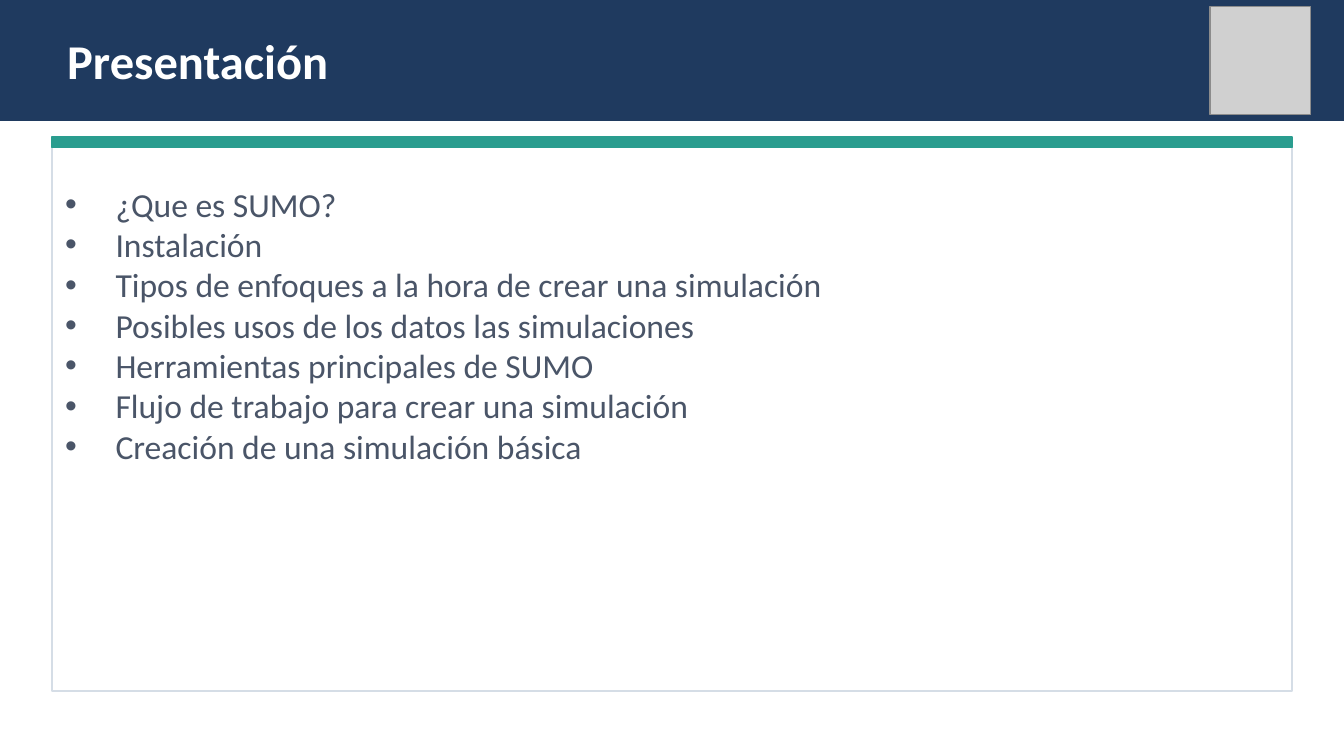
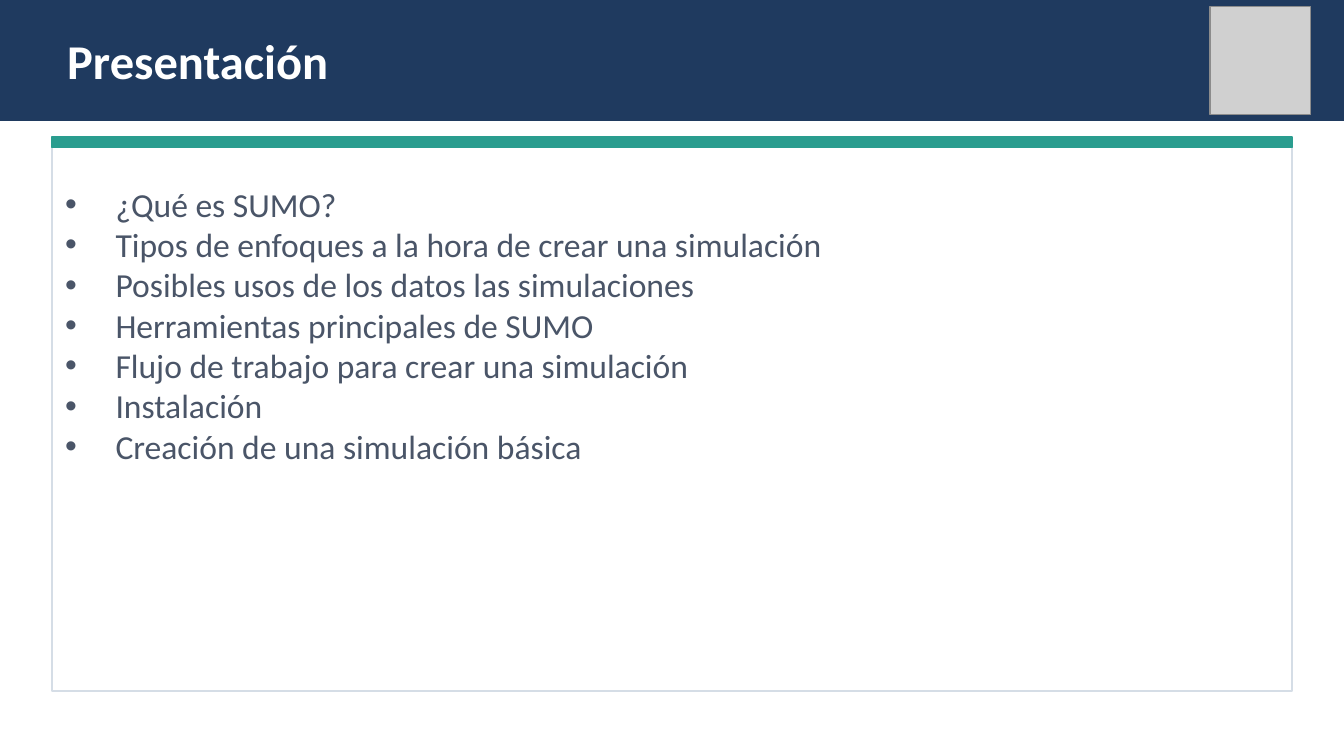
Before and after one commit to owsei/SUMO_presentacion, a slide deck: slide 2 of Presentacion_SUMO.pptx. Drawn at 1344x756 pixels with LibreOffice and Linux fonts; fonts in the diff are those of the drawing; grey boxes stand for pictures. Boxes give left, top, right and bottom in pixels: in the first picture for what was removed or moved away, otherwise in the second. Text is boxed around its words. In the diff, an @@ line names an element or a change of style, - is before the commit and + after.

```diff
--- a/Presentacion_SUMO.pptx
+++ b/Presentacion_SUMO.pptx
@@ text in rectangle at bbox=[116, 194, 336, 223]: text changed @@
-• ¿Que es SUMO?
-• Instalación
+• ¿Qué es SUMO?
@@ text in rectangle at bbox=[116, 394, 263, 419]: paragraph added @@
+• Instalación
```
Also in this commit, not shown: 9 other slides changed, 2 slides added, 1 slide removed.
